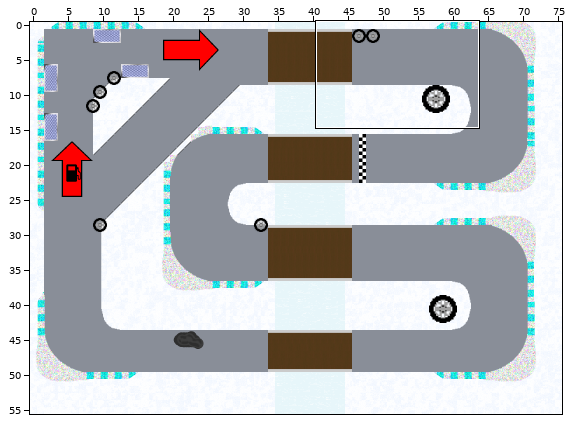
Two versions of a level (Tiled map, core/assets/maps/map2.tmx). The picture above shows the old version from afar; the outline marks the close-up.
Close-up. Old version:
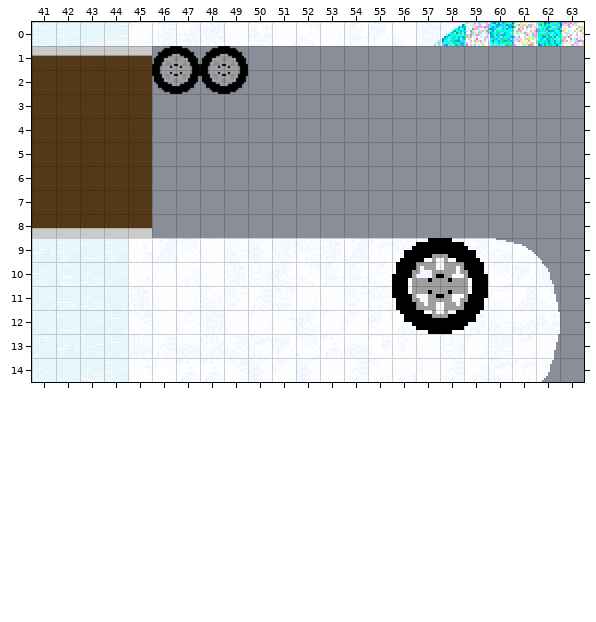
Cells are 24x24 px. Shown: x 41..63, y 0..14. The commit also changed other parts of the map, which this record leaves out. Tiles whose own drawing changed are shown in their newer look in all pictures.
The result:
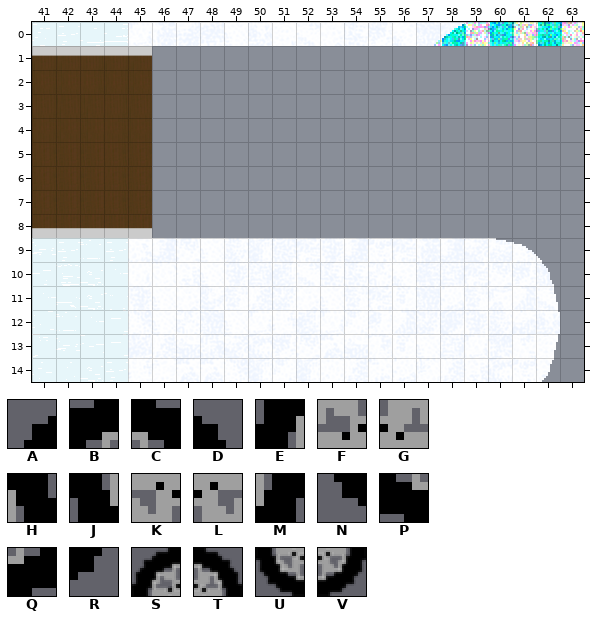
Key: from "BigTire": A 0, B 1, C 2, D 3, E 4, F 5, G 6, H 7, J 8, K 9, L 10, M 11, N 12, P 13, Q 14, R 15; from "Tire": S 0, T 1, U 2, V 3.
_ is an empty cell.
Change:
{"where": "layer \"tires + oil\" (now hidden)"}
{"y":1,"x":46,"old":"STST","new":"____"}
{"y":2,"x":46,"old":"UVUV","new":"____"}
{"y":9,"x":56,"old":"ABCD","new":"____"}
{"y":10,"x":56,"old":"EFGH","new":"____"}
{"y":11,"x":56,"old":"JKLM","new":"____"}
{"y":12,"x":56,"old":"NPQR","new":"____"}
{"label":"removed","picture_box":[152,46,248,94]}
{"label":"removed","picture_box":[392,238,488,334]}
